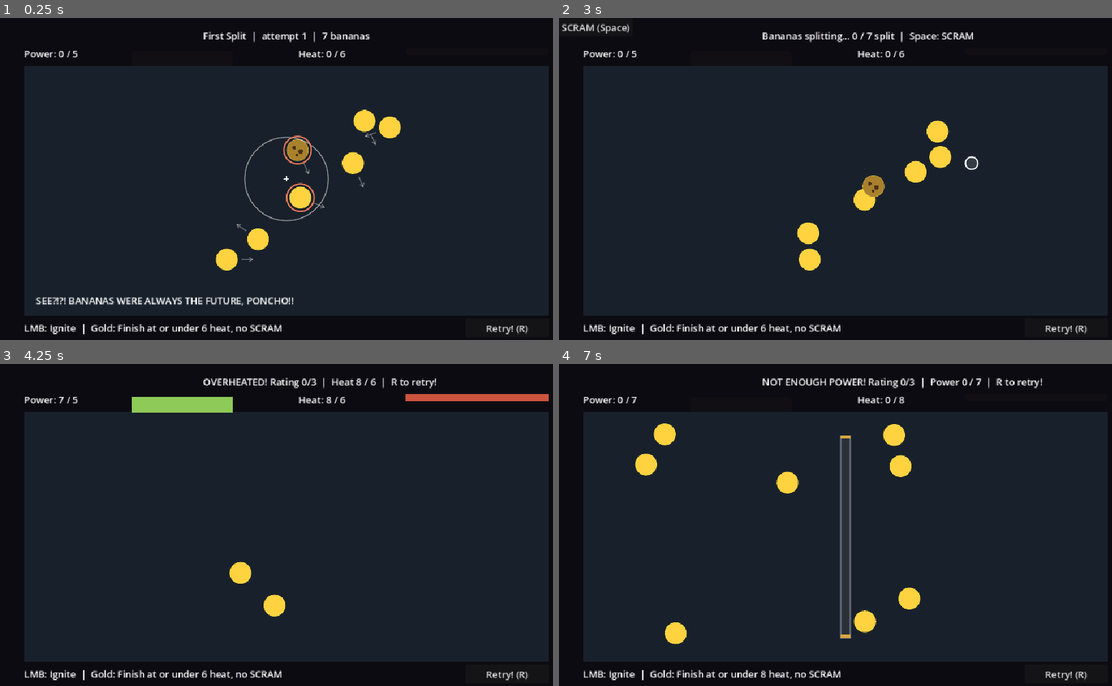
Above: before the commit, frames 1-4 (two rows, left to right).
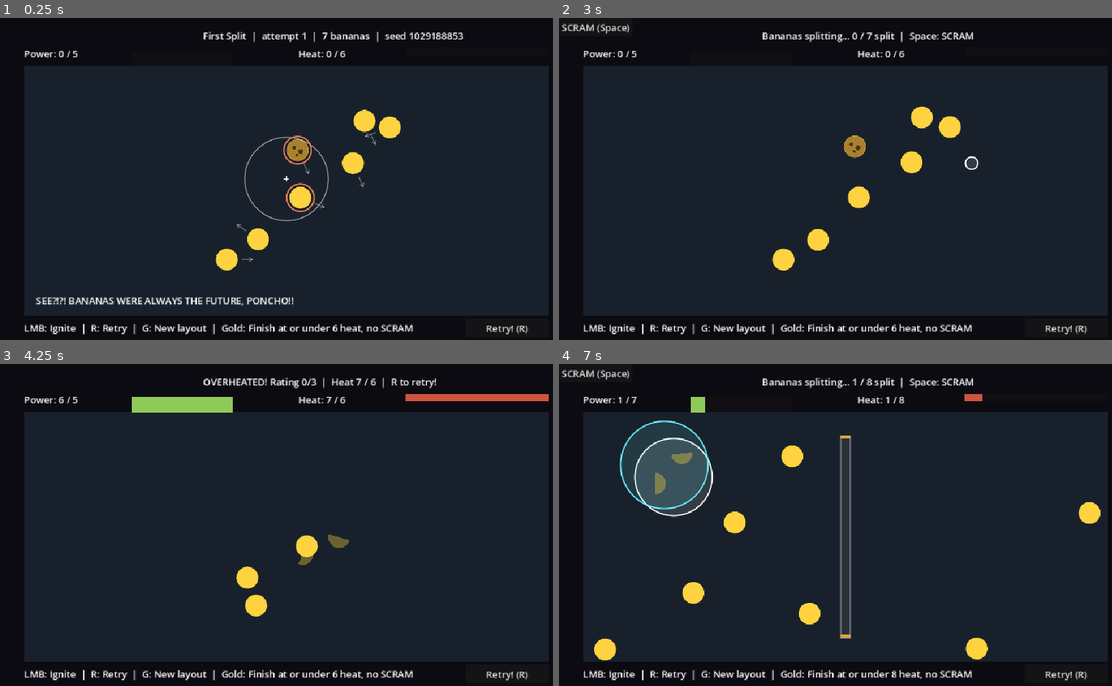
Above: after the commit, the same moments.

Repository: UnderstoodUseYourUsernameHere/banana-fission
Game: Godot game, scene res://scenes/main.tscn
Two runs of this game, one before a commit and one after it. Both use one fixed random seed, a clock stepped at 60 frames per second and the inputs below.
Inputs (mouse positions are in pixels of both pictures, inside the frame that each line leads up to):
- Up to frame 1 (0.25 s): no input
- Up to frame 2 (3 s): click "Retry! (R)" at 0.5 s; click "Retry! (R)" at 1.25 s; click "Retry! (R)" at 2 s; tap Enter at 2.75 s; move the mouse to (973, 162) at 2.77 s; hold Right from 2.78 s (still down); hold G (new_layout, bound only after the commit) from 2.78 s (still down); click (973, 162) at 2.92 s
- Up to frame 3 (4.25 s): release Right at 3.5 s; release G (new_layout, bound only after the commit) at 3.5 s; drag from (171, 541) to (259, 589) at 3.52 s
- Up to frame 4 (7 s): move the mouse to (901, 454) at 4.27 s; hold Right 4.28-5 s; hold N (next_level) 4.28-5 s; tap G (new_layout, bound only after the commit) at 4.55 s; drag from (818, 589) to (675, 476) at 5.02 s; move the mouse to (1017, 573) at 5.77 s; hold Left 5.78-6.5 s; hold G (new_layout, bound only after the commit) 5.78-6.5 s; drag from (675, 476) to (758, 444) at 6.52 s

The runs differ from the first frame. In frame 1, 1.1% of the frame differs, in the area x 16-84%, y 4-99%; in frame 2, 3.2%; in frame 3, 1.9%; in frame 4, 8.9%, in the area x 0-98%, y 1-99%.

Commit message:
feat: reroll generated layouts with G and show active seed

Diff:
--- a/project.godot
+++ b/project.godot
@@ -56,6 +56,11 @@
 "events": [Object(InputEventKey,"resource_local_to_scene":false,"resource_name":"","device":-1,"window_id":0,"alt_press …(191 unchanged characters)…
 ]
 }
+new_layout={
+"deadzone": 0.2,
+"events": [Object(InputEventKey,"resource_local_to_scene":false,"resource_name":"","device":-1,"window_id":0,"alt_pressed":false,"shift_pressed":false,"ctrl_pressed":false,"meta_pressed":false,"pressed":false,"keycode":0,"physical_keycode":71,"key_label":0,"unicode":103,"location":0,"echo":false,"script":null)
+]
+}
 
 [physics]
 
--- a/scripts/main.gd
+++ b/scripts/main.gd
@@ -56,7 +56,7 @@
 	continue_button.pressed.connect(_on_continue_pressed)
 	scram_button.pressed.connect(_use_scram)
 	scram_button.visible = false
-	help_label.text = "LMB: Ignite  |  Gold: Finish at or under %d heat, no SCRAM" % mini(level.gold_heat_limit, heat_limit)
+	help_label.text = "LMB: Ignite  |  R: Retry  |  G: New layout  |  Gold: Finish at or under %d heat, no SCRAM" % mini(level.gold_heat_limit, heat_limit)
 	_update_status()
 	print("Bananilator ready!")
 
@@ -96,6 +96,12 @@
 		_use_scram()
 		return
 
+	if event.is_action_pressed("new_layout"):
+		get_viewport().set_input_as_handled()
+		Progress.attempt_seed = 0
+		get_tree().reload_current_scene()
+		return
+
 	if event.is_action_pressed("next_level"):
 		get_viewport().set_input_as_handled()
 		Progress.current_level = (Progress.current_level + 1) % Progress.level_count()
@@ -189,7 +195,7 @@
 
 	match state:
 		RoundState.AIMING:
-			status.text = "%s  |  attempt %d  |  %d bananas" % [level.title, Progress.attempts_for(Progress.current_level) + 1, bananas.size()]
+			status.text = "%s  |  attempt %d  |  %d bananas  |  seed %d" % [level.title, Progress.attempts_for(Progress.current_level) + 1, bananas.size(), Progress.attempt_seed]
 		RoundState.REACTING:
 			var scram_hint: String = ("  |  Space: SCRAM" if not scram_used else "  |  SCRAMMED")
 			status.text = "Bananas splitting... %d / %d split%s" % [split_count, bananas.size(), scram_hint]
